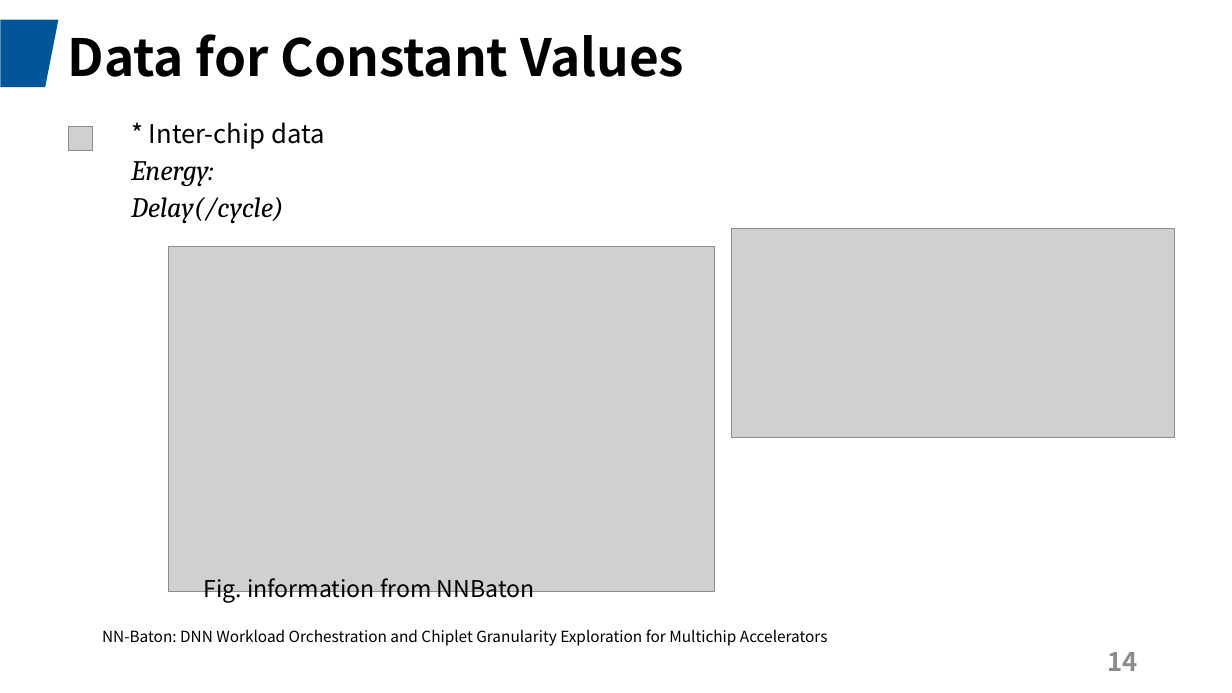
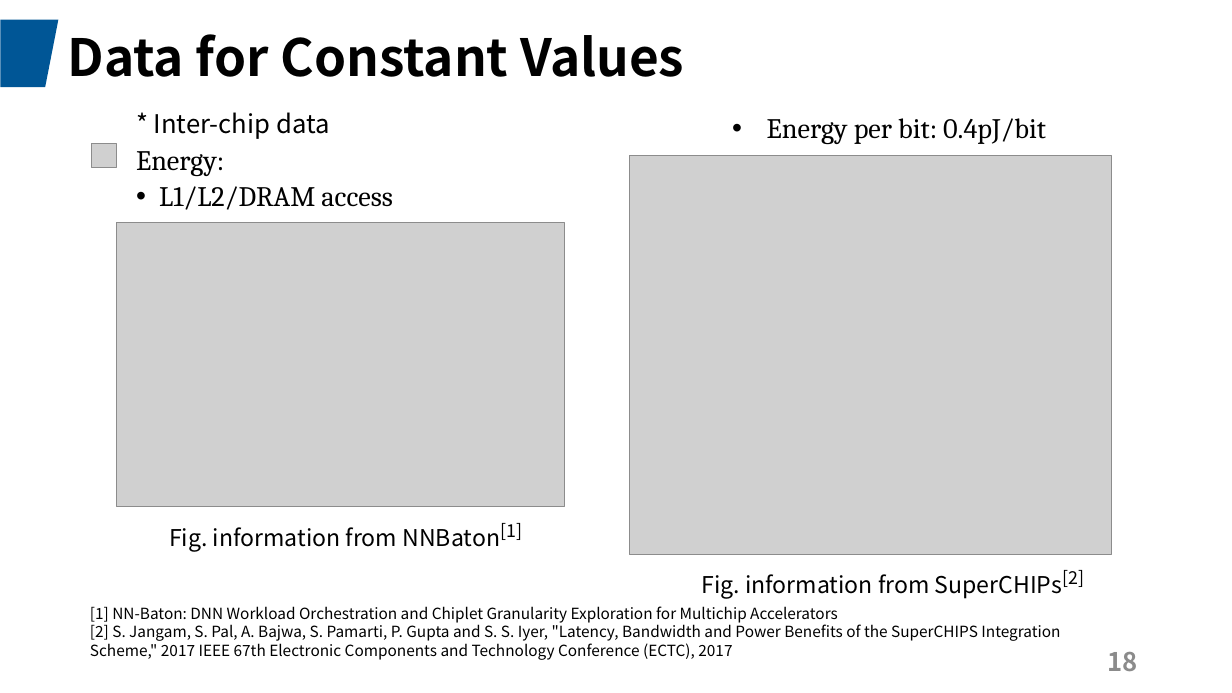
Before and after one commit to JadeQiong/DSE, a slide deck: slide 18 of 组会3.24GNN.pptx (slide 14 before the commit). Drawn at 1232x693 pixels with LibreOffice and Linux fonts; fonts in the diff are those of the drawing; grey boxes stand for pictures. Boxes give left, top, right and bottom in pixels: in the first picture for what was removed or moved away, otherwise in the second. Text is boxed around its words. In the diff, an @@ line names an element or a change of style, - is before the commit and + after.

Commit message:
3.24 PPT

```diff
--- a/组会3.24GNN.pptx
+++ b/组会3.24GNN.pptx
@@ text "* Inter-chip data": place and size @@
-text "* Inter-chip data" at <box>131,122,325,223</box>
+text "* Inter-chip data" at <box>136,112,392,210</box>
@@ text added at <box>767,118,1046,145</box>, 22 pt, text #000000 @@
+  • Energy per bit: 0.4pJ/bit
@@ picture: place and size @@
-picture at <box>68,126,93,151</box>
+picture at <box>91,143,116,168</box>
@@ text at <box>136,151,224,176</box>: italic off in "Energy:" @@
@@ picture added at <box>629,155,1112,555</box> @@
@@ text at <box>159,186,392,210</box>: text changed; italic off @@
-  Delay(/cycle)
+  • L1/L2/DRAM access
@@ picture: place and size @@
-picture at <box>169,247,715,592</box>
+picture at <box>116,223,565,506</box>
@@ picture removed at <box>732,228,1175,437</box> @@
@@ text at <box>169,523,522,552</box>: text changed @@
-Fig. information from NNBaton
+Fig. information from NNBaton[1]
@@ text added at <box>701,570,1084,599</box>, 18 pt, text #000000 @@
+Fig. information from SuperCHIPs[2]
@@ text at <box>90,606,1060,660</box>: text changed @@
-NN-Baton: DNN Workload Orchestration and Chiplet Granularity Exploration for Multichip Accelerators
+[1] NN-Baton: DNN Workload Orchestration and Chiplet Granularity Exploration for Multichip Accelerators
+[2] S. Jangam, S. Pal, A. Bajwa, S. Pamarti, P. Gupta and S. S. Iyer, "Latency, Bandwidth and Power Benefits of the SuperCHIPS Integration Scheme," 2017 IEEE 67th Electronic Components and Technology Conference (ECTC), 2017
@@ page number at <box>1108,652,1138,671</box>: text changed @@
-14
+18
```
Also in this commit, not shown: 2 other slides changed, 2 slides added, 1 other file.
